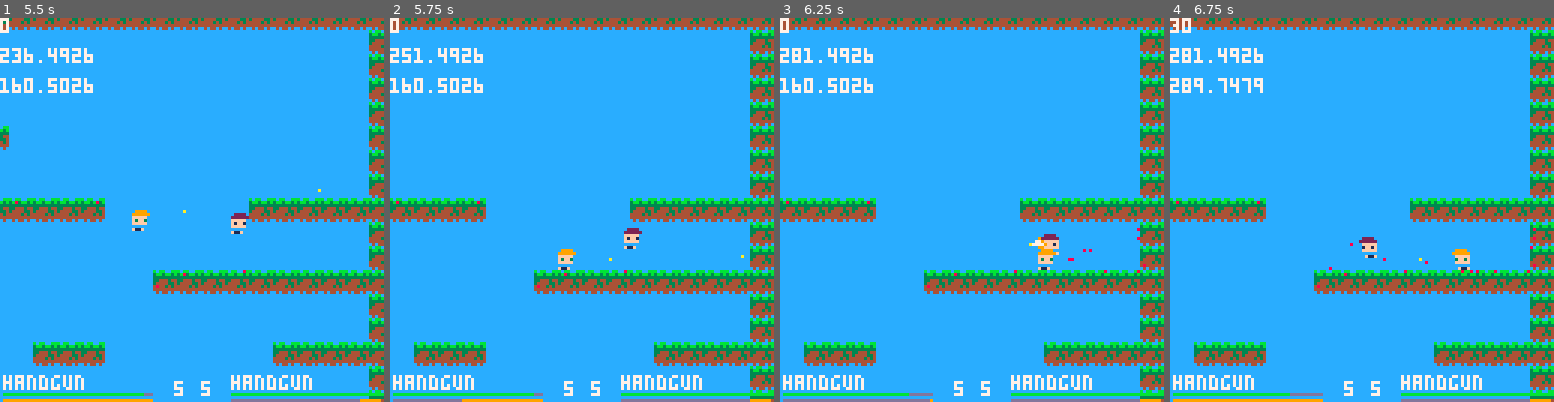
Above: before the commit, frames 1-4 (left to right).
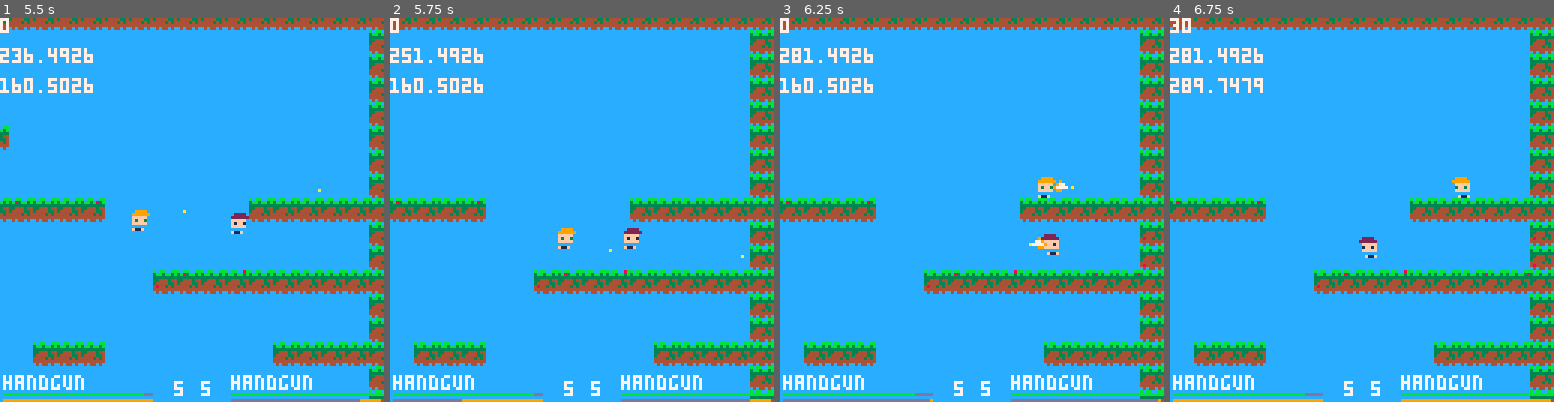
Above: after the commit, the same moments.

Repository: MatthewDiamant/pico8
Game: PICO-8 cartridge carts/hatparty.p8
The game is run twice, just before and just after one commit, with the same random seed, the same clock (stepped at 60 frames per second) and the same inputs.
Inputs:
- Up to frame 1 (5.5 s): tap X (X key) at 0.33, 0.7, 1.43, 2.58, 3.1, 3.62, 4.13, 4.65, 5.17 s; tap O (Z key) at 1.07, 1.8, 2.43, 3.07, 3.7, 4.33, 4.97 s; hold Right 2.33-3.33 s; hold Right 3.38-4.22 s; hold Up 4.27-4.67 s; hold Right from 4.72 s (still down)
- Up to frame 2 (5.75 s): tap O (Z key) at 5.6 s; tap X (X key) at 5.68 s; release Right at 5.72 s
- Up to frame 3 (6.25 s): hold Down 5.77-6.1 s; hold Left from 6.15 s (still down); tap X (X key) at 6.2 s; tap O (Z key) at 6.23 s
- Up to frame 4 (6.75 s): keep holding Left; tap X (X key) at 6.72 s

Frame 1 is identical in both runs. In frame 2, 0.4% of the frame differs, in the area x 43-58%, y 54-66%; in frame 3, 0.5%; in frame 4, 0.7%, in the area x 31-96%, y 41-100%.

Commit message:
Level 2 ledge flags

Diff:
--- a/carts/hatparty.p8
+++ b/carts/hatparty.p8
@@ -1482,19 +1482,19 @@
 1000000000000000000000000000000000000000000000000000000000000000000000000000001060000000000000000000000000000000000000000000000000000000000000000000000000000060000000000000000000000000000000000000000000000000000000000000000000000000000000000000000000000000
 1000000000000000000000000000000000000000000000000000000000000000000000000000001060000000000000000000000000000000000000000000000000000000000000000000000000000060000000000000000000000000000000000000000000000000000000000000000000000000000000000000000000000000
 1000000000004000000000000000000000414000004341000000000000000000410043000000001060000000000000000000000000000000000000000000000000000000000000000000000000000060000000000000000000000000000000000000000000000000000000000000000000000000000000000000000000000000
-1000000000701070000000000000000000701010101070000000000000000000701070000000001060000000000000000000000000000000606060606060606000000000000000000000000000000060000000000000000000000000000000000000000000000000000000000000000000000000000000000000000000000000
+1000000000701070000000000000000000701010101070000000000000000000701070000000001060000000000000000000000000000000716060606060607100000000000000000000000000000060000000000000000000000000000000000000000000000000000000000000000000000000000000000000000000000000
 1000000000000000000000000000000000000000000000000000000000000000000000000000001060000000000000000000000000000000000000000000000000000000000000000000000000000060000000000000000000000000000000000000000000000000000000000000000000000000000000000000000000000000
 1043004100000000000042500000000000000000000000000000000042400000000000000000501060000000000000000000000000000000000000000000000000000000000000000000000000000060000000000000000000000000000000000000000000000000000000000000000000000000000000000000000000000000
-1010107000000000000070101070000000000000000000000000701010700000000000007010101060606060606000000000000060606060606000000000606060606060000000000000606060606060000000000000000000000000000000000000000000000000000000000000000000000000000000000000000000000000
+1010107000000000000070101070000000000000000000000000701010700000000000007010101060606060607100000000000071606060607100000000716060606071000000000000716060606060000000000000000000000000000000000000000000000000000000000000000000000000000000000000000000000000
 1000000000000000000000000000000000000000000000000000000000000000000000000000001060000000000000000000000000000000000000000000000000000000000000000000000000000060000000000000000000000000000000000000000000000000000000000000000000000000000000000000000000000000
 1000000000005000000000000000000050000000000000430000000000000000000041000000001060000000000000000000000000000000000000000000000000000000000000000000000000000060000000000000000000000000000000000000000000000000000000000000000000000000000000000000000000000000
-1000000000007070000000000000000070700000000070700000000000000000701070000000001060606060606060606060000000000000006060606060600000000000000060606060606060606060000000000000000000000000000000000000000000000000000000000000000000000000000000000000000000000000
+1000000000007070000000000000000070700000000070700000000000000000701070000000001060606060606060606071000000000000007160606060710000000000000071606060606060606060000000000000000000000000000000000000000000000000000000000000000000000000000000000000000000000000
 1000000000000000000000000000000000000000000000000000000000000000000000000000001060000000000000000000000000000000000000000000000000000000000000000000000000000060000000000000000000000000000000000000000000000000000000000000000000000000000000000000000000000000
 1000000000430040410000000000000000004142004100000000000000000000505000430000001060000000000000000000000000000000000000000000000000000000000000000000000000000060000000000000000000000000000000000000000000000000000000000000000000000000000000000000000000000000
-1000000070101010107000000000000000701010101070000000000000007010101010700000001060606060600000000000000060606000000000000000000000606060000000000000006060606060000000000000000000000000000000000000000000000000000000000000000000000000000000000000000000000000
+1000000070101010107000000000000000701010101070000000000000007010101010700000001060606060710000000000000071607100000000000000000000716071000000000000007160606060000000000000000000000000000000000000000000000000000000000000000000000000000000000000000000000000
 1000000000000000000000000000000000000000000000000000000000000000000000000000001060000000000000000000000000000000000000000000000000000000000000000000000000000060000000000000000000000000000000000000000000000000000000000000000000000000000000000000000000000000
 1050000000000000000000005050004000000000000000000040004100000000000000000000401060000000000000000000000000000000000000000000000000000000000000000000000000000060000000000000000000000000000000000000000000000000000000000000000000000000000000000000000000000000
-1010700000000000000000007010107000000000000000007010107000000000000000000070101060000000000000606060000000000000006060606060600000000000000060606000000000000060000000000000000000000000000000000000000000000000000000000000000000000000000000000000000000000000
+1010700000000000000000007010107000000000000000007010107000000000000000000070101060000000000000716071000000000000007160606060710000000000000071607100000000000060000000000000000000000000000000000000000000000000000000000000000000000000000000000000000000000000
 1000000000000000000000000000000000000000000000000000000000000000000000000000001060000000000000000000000000000000000000000000000000000000000000000000000000000060000000000000000000000000000000000000000000000000000000000000000000000000000000000000000000000000
 1042000041434000000000424100000050000000430050000000000042000040504300004241001060000000000000000000000000000000000000000000000000000000000000000000000000000060000000000000000000000000000000000000000000000000000000000000000000000000000000000000000000000000
 1010101010101010101010101010101010101010101010101010101010101010101010101010101060606060606060606060606060606060606060606060606060606060606060606060606060606060000000000000000000000000000000000000000000000000000000000000000000000000000000000000000000000000
